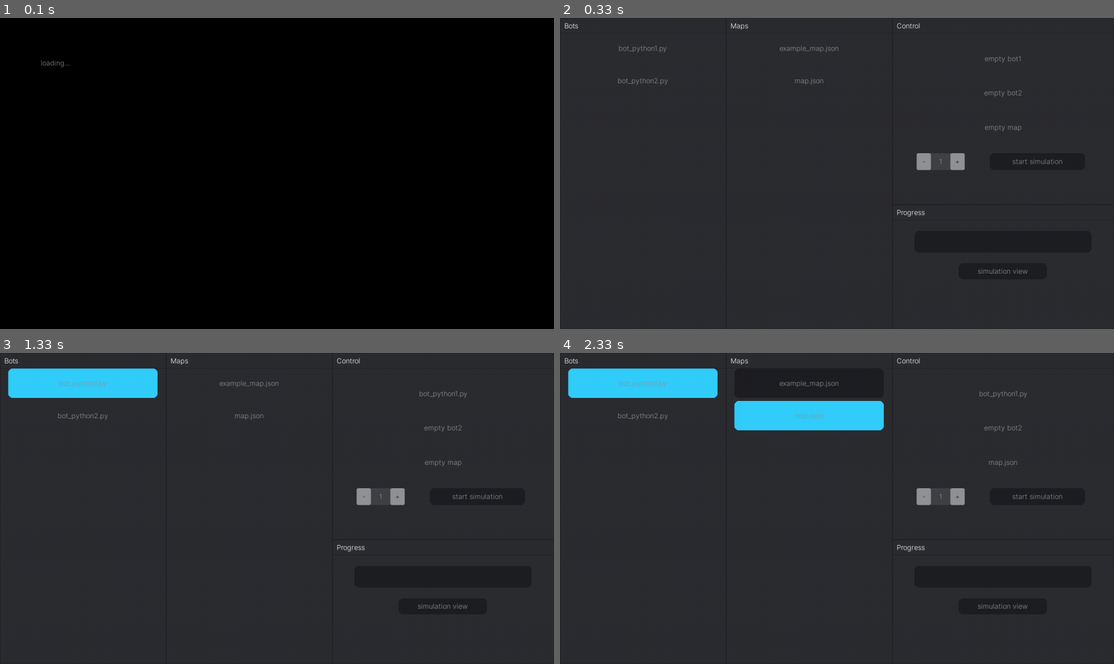
Above: before the commit, frames 1-4 (two rows, left to right).
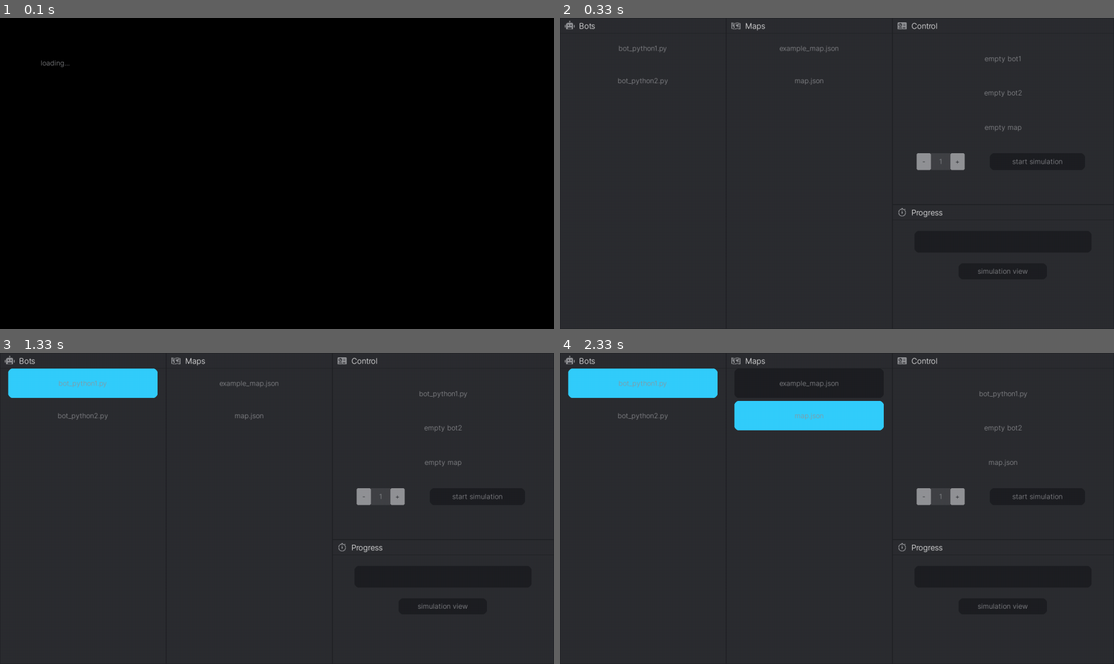
Above: after the commit, the same moments.

Repository: BartoszKruszewski/bot-arena
Game: pygame game, started from main.py
Two runs of this game, one before a commit and one after it. Both use one fixed random seed, a clock stepped at 60 frames per second and the inputs below.
Inputs (mouse positions are in pixels of both pictures, inside the frame that each line leads up to):
- Up to frame 1 (0.1 s): no input
- Up to frame 2 (0.33 s): no input
- Up to frame 3 (1.33 s): click (277, 508) at 0.38 s; click (132, 393) at 1.22 s
- Up to frame 4 (2.33 s): press the mouse at (692, 393) at 1.53 s; move the mouse to (770, 468) at 1.63 s; release the mouse at (842, 539) at 1.77 s; press the mouse at (692, 393) at 1.87 s; move the mouse to (837, 474) at 1.97 s; release the mouse at (981, 558) at 2.1 s; click (748, 405) at 2.22 s

Frame 1 is identical in both runs. In frame 2, 0.3% of the frame differs, in the area x 0-69%, y 0-65%; in frame 3, 0.3%; in frame 4, 0.3%.

Commit message:
Add icons to headerbars

Diff:
--- a/logs/0.txt
+++ b/logs/0.txt
@@ -1,25 +1,30 @@
 W | W
-W | T 4 6
-S swordsman | W
-W | F 9 0
-F 7 7 | F 5 2
+W | F 6 7
+W | T 8 6
+W | T 5 2
+S swordsman | T 4 9
+T 9 8 | F 1 3
 W | W
-W | F 3 1
+F 7 4 | T 0 2
+S archer | T 8 7
+S archer | S swordsman
 W | W
-W | S archer
-T 0 7 | W
-W | T 5 1
-T 8 8 | F 5 5
-S swordsman | W
-F 3 4 | W
+W | W
+S archer | F 1 5
+W | W
+T 6 9 | W
 W | W
 S archer | W
-W | W
-T 9 5 | W
-F 2 2 | T 1 6
-F 3 6 | F 1 4
-T 7 2 | W
-F 5 9 | W
-S archer | W
+W | T 8 9
+W | F 4 2
 W | W
 W | W
+W | W
+W | W
+W | F 7 5
+F 9 3 | W
+T 6 5 | T 4 4
+T 2 8 | W
+W | W
+S archer | W
+T 5 7 | W
--- a/packages/gui/const.py
+++ b/packages/gui/const.py
@@ -48,6 +48,6 @@
     'button': (65, 66, 70),
 }
 BORDER_SIZE = 1
-HEADER_BAR_TEXT_POS = 10
+HEADER_BAR_PADDING = 10
 ROUNDED_RADIUS = 10
 STANDARD_FONT_SIZE = 16
--- a/packages/gui/gui_objects/__init__.py
+++ b/packages/gui/gui_objects/__init__.py
@@ -8,6 +8,5 @@
 from .list import List
 from .slider import Slider
 from .time_controller import TimeController
-from .icon import Icon
 from .text import Text
 from .progress_bar import ProgressBar
--- a/packages/gui/gui_objects/icon.py
+++ /dev/null
@@ -1,14 +0,0 @@
-from pygame.image import load
-from pygame.transform import scale
-from pygame import Vector2
-from .gui_element import GUIElement
-from packages import ASSETS_DIRECTORY
-
-class Icon(GUIElement):
-    def __init__(self, pos: tuple[float, float], size: tuple[float, float], icon_name: str, **kwargs):
-        super().__init__(pos, size, **kwargs)
-        self.surf = load(f'{ASSETS_DIRECTORY}/textures/icons/{icon_name}.png')
-
-    def render(self):
-        scale_size = Vector2(self.surf.get_size()) * (self.real_size.x // self.surf.get_size()[0])
-        return scale(self.surf, scale_size)
--- a/packages/gui/gui_objects/window.py
+++ b/packages/gui/gui_objects/window.py
@@ -1,11 +1,24 @@
 from .gui_object import GUIobject
 from pygame import Surface, Rect
 from pygame.event import Event
-
+from pygame.image import load
+from pygame.transform import scale
+from pygame import Vector2
+from .gui_element import GUIElement
+from packages import ASSETS_DIRECTORY
 from pygame.draw import rect as draw_rect
-from packages.gui.const import HEADER_BAR_SIZE, BORDER_SIZE, HEADER_BAR_TEXT_POS, GUI_COLORS
+from packages.gui.const import HEADER_BAR_SIZE, BORDER_SIZE, HEADER_BAR_PADDING, GUI_COLORS
 
 class Window(GUIobject):
+    def __init__(self, sub_objects: list[GUIobject], pos: tuple[float, float], size: tuple[float, float], **kwargs):
+        kwargs['font_size'] = int(HEADER_BAR_SIZE // 2)
+        super().__init__(sub_objects, pos, size, **kwargs)
+        if 'icon' in self.properties:
+            self.icon = scale(
+                load(f'{ASSETS_DIRECTORY}/textures/icons/{self.properties["icon"]}.png'),
+                Vector2(HEADER_BAR_SIZE / 1.5)
+            )
+
     def render(self) -> Surface:
         surf = Surface(self.real_size)
         surf.fill(self.properties.get('background_color', GUI_COLORS['background1']))
@@ -21,12 +34,18 @@
                 border_color,
                 Rect(0, 0, self.real_size.x, HEADER_BAR_SIZE), width=BORDER_SIZE
             )
+            if 'icon' in self.properties:
+
+                surf.blit(self.icon, (HEADER_BAR_PADDING, (HEADER_BAR_SIZE - self.icon.get_size()[1]) // 2))
+                offset = self.icon.get_size()[0]
+            else:
+                offset = 0
             text = self.font.render(
                 str.capitalize(self.properties.get('name', "")),
                 True,
                 self.properties.get('header_color', (255, 255, 255))
             )
-            surf.blit(text, (HEADER_BAR_TEXT_POS, (HEADER_BAR_SIZE - text.get_size()[1]) // 2))
+            surf.blit(text, (HEADER_BAR_PADDING * 2 + offset, (HEADER_BAR_SIZE - text.get_size()[1]) // 2))
         for object in self.sub_objects:
             surf.blit(object.render(), object.real_pos)
         return surf
--- a/packages/gui/scenes/game_scene.py
+++ b/packages/gui/scenes/game_scene.py
@@ -7,7 +7,12 @@
 class GameSceneManager(AbstractSceneManager):
     def load_scene(self, scene_functions):
         return Scene([
-            Window([], (0, 0), (PROPORTION1, 1 - PROPORTION1), color=(42, 42, 42), name = 'log'),
+            Window([],
+                (0, 0), (PROPORTION1, 1 - PROPORTION1),
+                color=(42, 42, 42),
+                name = 'log',
+                icon = 'console'
+            ),
             Window([
                 GameRenderer(
                     (0, 0),
@@ -16,8 +21,18 @@
                     id = 'game_renderer',
                     log_name = scene_functions['log_name']
                 )
-                ], (PROPORTION1, 0), (1 - PROPORTION1, 1 - PROPORTION1), color=(84, 84, 84), name = 'game'),
-            Window([], (0, 1 - PROPORTION1), (PROPORTION2, PROPORTION1), color=(42, 42, 42), name = 'stats'),
+            ],
+                (PROPORTION1, 0), (1 - PROPORTION1, 1 - PROPORTION1),
+                color=(84, 84, 84),
+                name = 'game',
+                icon = 'game',
+            ),
+            Window([],
+                (0, 1 - PROPORTION1), (PROPORTION2, PROPORTION1),
+                color=(42, 42, 42),
+                name = 'stats',
+                icon = 'stats'
+            ),
             Window([
                 Button(
                     (0.45, 0.45),
@@ -55,7 +70,12 @@
                     on_click = self.toggle_helper('grid')
                 ),
 
-            ], (PROPORTION2, 1 - PROPORTION1), (1 - PROPORTION2, PROPORTION1), color=(126, 126, 126), name = 'control'),
+            ],
+            (PROPORTION2, 1 - PROPORTION1), (1 - PROPORTION2, PROPORTION1),
+            color=(126, 126, 126),
+            name = 'controls',
+            icon = 'controls'
+        ),
 
         ])
 
--- a/packages/gui/scenes/simulation_scene.py
+++ b/packages/gui/scenes/simulation_scene.py
@@ -17,7 +17,8 @@
                     name = 'bots',
                     on_click = self.add_bot,
                     max_active = 2,
-                    element_color = (0, 0, 0, 0)
+                    element_color = (0, 0, 0, 0),
+                    icon='bot'
                 ),
                 List(
                     listdir(MAPS_DIRECTORY),
@@ -25,7 +26,8 @@
                     name = 'maps',
                     on_click = self.add_map,
                     max_active = 1,
-                    element_color = (0, 0, 0, 0)
+                    element_color = (0, 0, 0, 0),
+                    icon='map'
                 ),
                 Window([
                         Text((0, 0.1), (1, 0.1), text = "empty bot1", id='bot1'),
@@ -47,7 +49,8 @@
                         ),
                     ],
                     (PROPORTION1, 0), (1 - PROPORTION1, PROPORTION2),
-                    name = 'control'
+                    name = 'control',
+                    icon = 'simulation'
                 ),
                 Window([
                         ProgressBar(
@@ -64,7 +67,8 @@
                         ),
                     ],
                     (PROPORTION1, PROPORTION2), (1 - PROPORTION1, 1 - PROPORTION2),
-                    name = 'progress'
+                    name = 'progress',
+                    icon = 'timer'
                 ),
             ],
         )
Binary file changed: assets/textures/icons/bot.png
Binary file added: assets/textures/icons/console.png
Binary file added: assets/textures/icons/controls.png
Binary file added: assets/textures/icons/game.png
Binary file added: assets/textures/icons/map.png
Binary file added: assets/textures/icons/simulation.png
Binary file added: assets/textures/icons/stats.png
Binary file added: assets/textures/icons/timer.png
